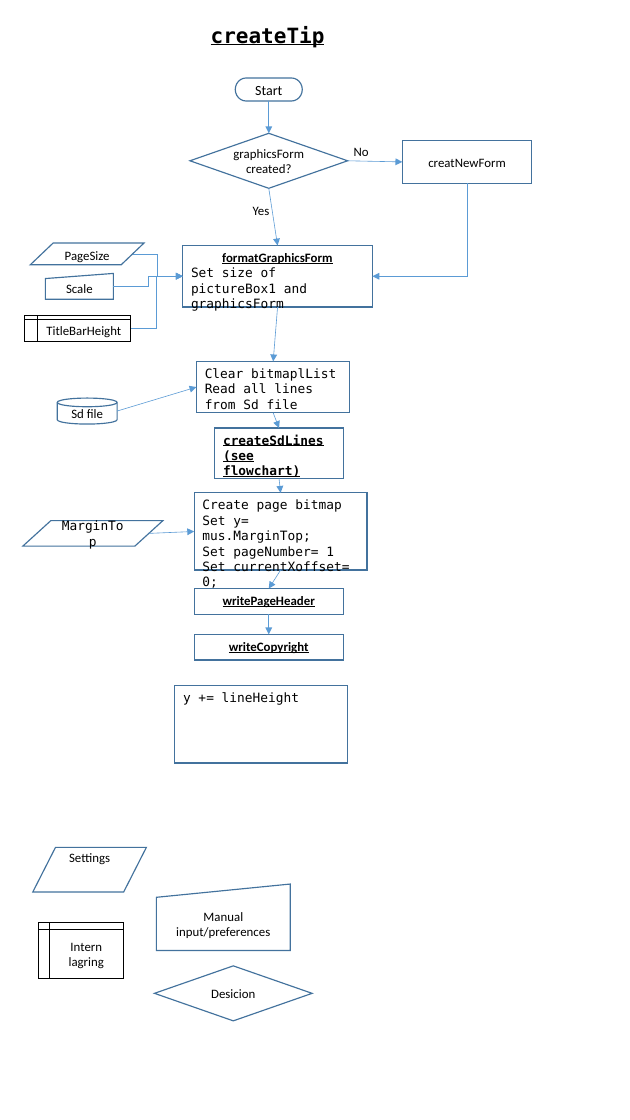
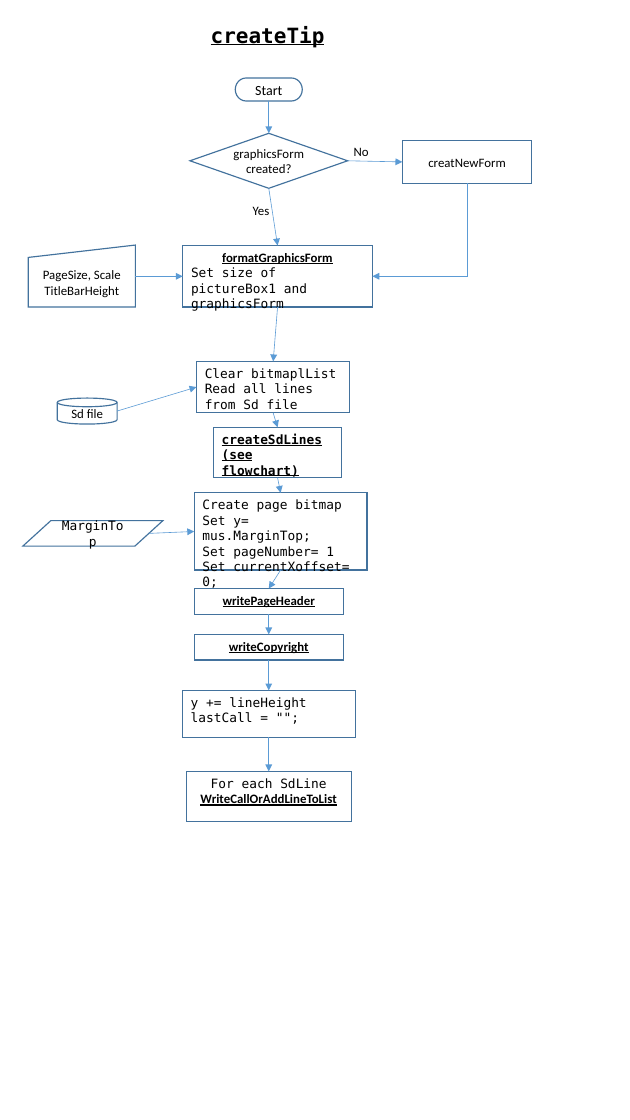
Before and after one commit to trygveb/SdGraphics, a slide deck: slide 1 of Presentation1.pptx. Drawn at 630x1120 pixels with LibreOffice and Linux fonts; fonts in the diff are those of the drawing. Boxes give left, top, right and bottom in pixels: in the first picture for what was removed or moved away, otherwise in the second. Text is boxed around its words. In the diff, an @@ line names an element or a change of style, - is before the commit and + after.

```diff
--- a/Presentation1.pptx
+++ b/Presentation1.pptx
@@ flow chart manual input "PageSize, Scale": place and size @@
-flow chart manual input "PageSize, Scale" at [45,274,113,300]
+flow chart manual input "PageSize, Scale" at [29,245,136,307]
@@ flow chart input output removed at [30,243,144,265] @@
-PageSize
@@ elbow arrow removed from (133, 254) to (183, 276) @@
@@ text in flow chart manual input at [43,270,121,297]: text changed @@
-Scale
+PageSize, Scale
+TitleBarHeight
@@ elbow arrow removed from (130, 328) to (183, 276) @@
@@ elbow arrow moved from (113, 286) - (183, 276) to (135, 276) - (183, 276) @@
@@ flow chart internal storage removed at [24,316,130,342] @@
-TitleBarHeight
@@ arrow added from (269, 660) to (269, 690), #5B9BD5 0.5 pt @@
@@ rectangle "y += lineHeight": place and size @@
-rectangle "y += lineHeight" at [175,685,348,763]
+rectangle "y += lineHeight" at [182,690,355,738]
@@ text in rectangle at [191,712,253,723]: paragraph added @@
+lastCall = "";
@@ arrow added from (269, 738) to (269, 771), #5B9BD5 0.5 pt @@
@@ rectangle added at [186,771,352,822], outline #43739E 1 pt, 11 pt, text #000000, bold, underline @@
+For each SdLine
+WriteCallOrAddLineToList
@@ flow chart input output removed at [33,848,146,892] @@
-Settings
@@ flow chart manual input removed at [156,884,290,950] @@
-Manual input/preferences
@@ flow chart internal storage removed at [39,922,124,979] @@
-Intern lagring
@@ diamond removed at [155,966,312,1021] @@
-Desicion
```
Also in this commit, not shown: 1 other slide changed, 15 other files.
